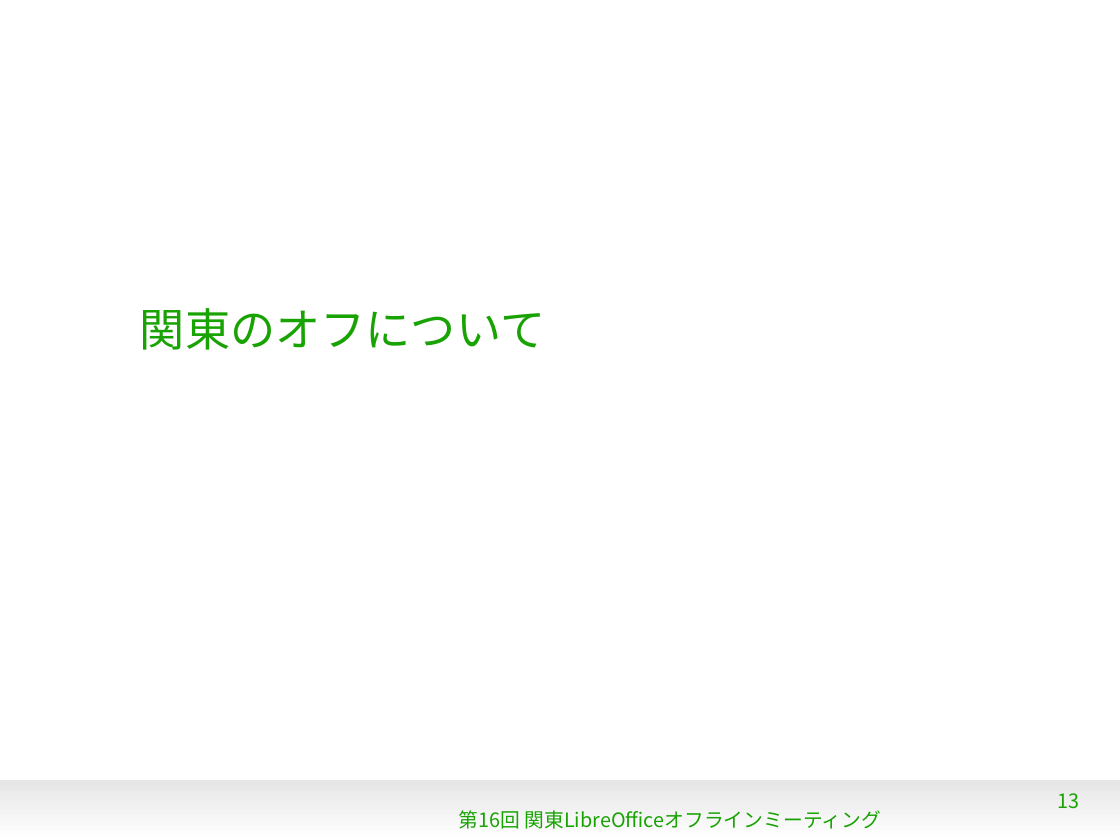
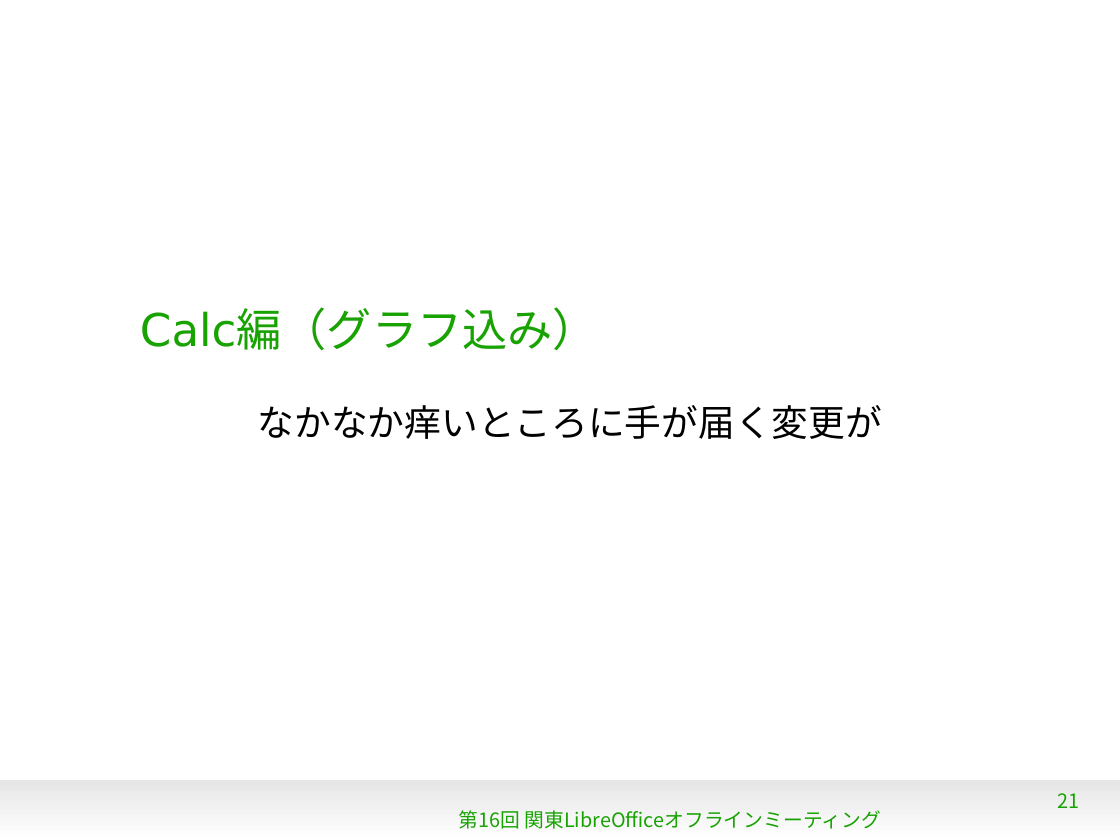
Before and after one commit to gitter-badger/KantoLibreOffice, a slide deck: slide 21 of Jul2014/WhatsNew4_3.odp (slide 13 before the commit). Drawn at 1120x840 pixels with LibreOffice and Linux fonts; fonts in the diff are those of the drawing; background and template pictures are left out. Boxes give left, top, right and bottom in pixels: in the first picture for what was removed or moved away, otherwise in the second. Text is boxed around its words. In the diff, an @@ line names an element or a change of style, - is before the commit and + after.

```diff
--- a/Jul2014/WhatsNew4_3.odp
+++ b/Jul2014/WhatsNew4_3.odp
@@ title at (140,309,598,350): text changed @@
-関東のオフについて
+Calc編（グラフ込み）
@@ subtitle added at (258,405,882,439), 26 pt, text #000000 @@
+なかなか痒いところに手が届く変更が
@@ page number at (1058,793,1080,808): text changed @@
-13
+21
```
Also in this commit, not shown: 7 other slides changed, 18 slides added, 2 slides removed.
